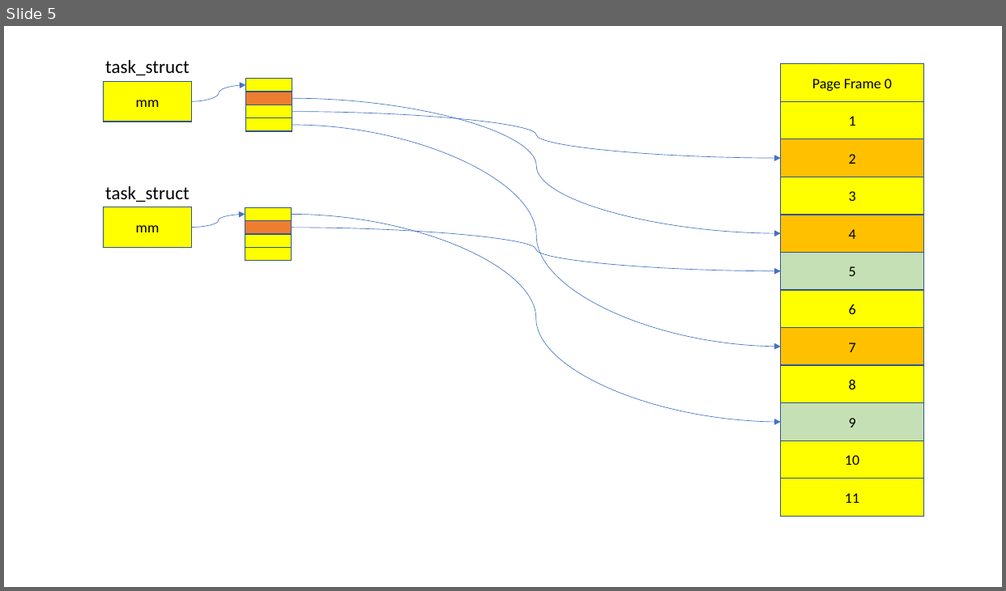
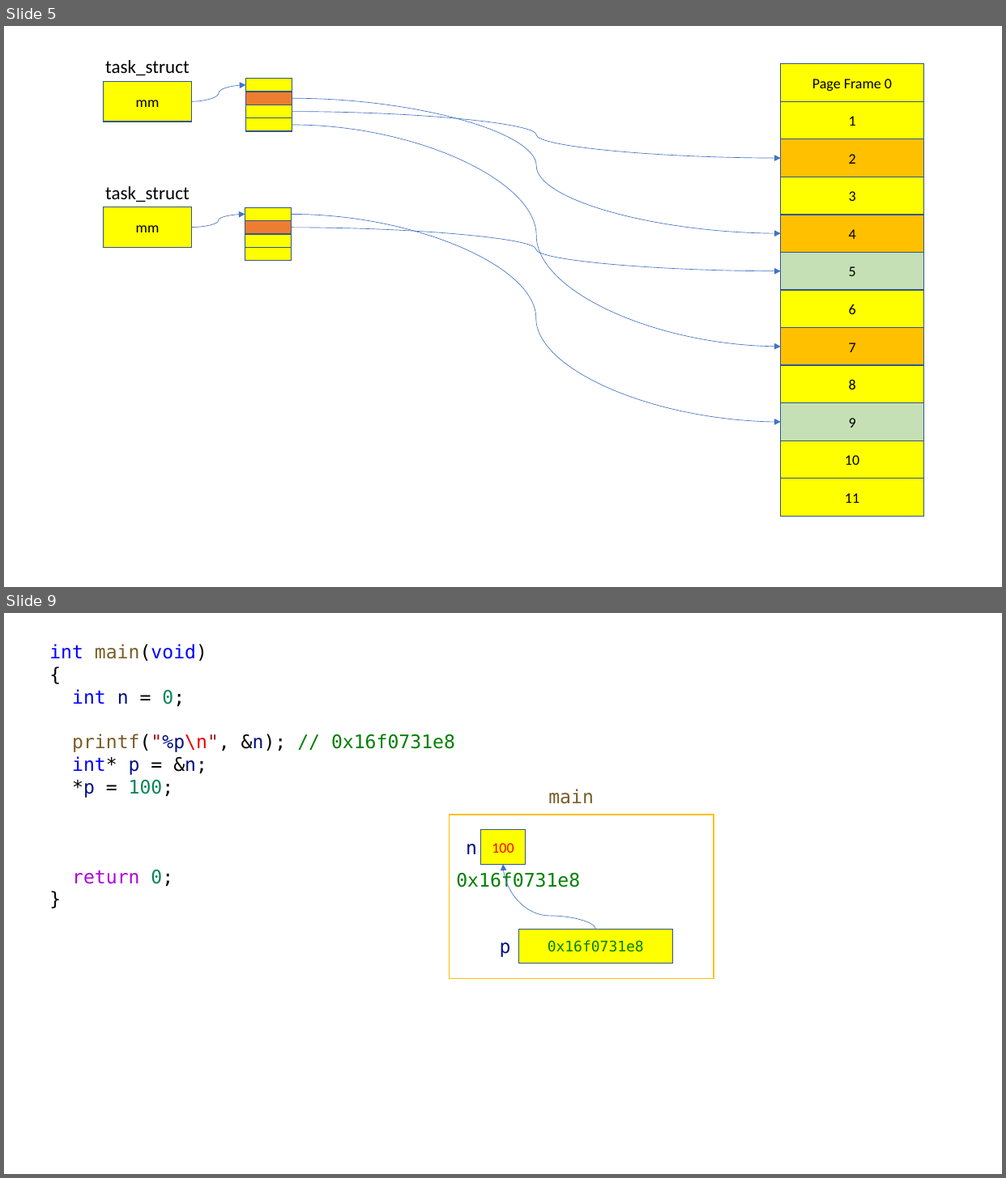
Before and after one commit to yoonichul/hyundai_20220510, a slide deck: 220511.pptx. Shown one above the other, each under a label of ours: slide 5 before the commit, slides 5 and 9 after it; the slides between them are not shown. The pictures are 1006x591 and 1006x1178 pixels, drawn with LibreOffice and Linux fonts; fonts in the diff are those of the drawing. Boxes give left, top, right and bottom in pixels: in the first picture for what was removed or moved away, otherwise in the second. Text is boxed around its words. In the diff, an @@ line names an element or a change of style, - is before the commit and + after.

```diff
--- a/220511.pptx
+++ b/220511.pptx
@@ slide 9 added at (x1=4, y1=613, x2=1002, y2=1174), background #FFFFFF @@
@@ text added at (x1=49, y1=644, x2=455, y2=887), 18 pt, text #000000 @@
+int main(void)
+{
+int n = 0;
+printf("%p\n", &n); // 0x16f0731e8
+int* p = &n;
+*p = 100;
+return 0;
+}
@@ text added at (x1=548, y1=789, x2=594, y2=804), 18 pt, text #795E26 @@
+main
@@ rectangle added at (x1=449, y1=815, x2=714, y2=979), fill #FFFFFF, outline #FFC000 1 pt @@
@@ rectangle added at (x1=481, y1=830, x2=525, y2=865), fill #FFFF00, outline #325491 1 pt, 14 pt, text #FF0000 @@
+100
@@ text added at (x1=466, y1=844, x2=477, y2=854), 18 pt, text #001080 @@
+n
@@ text added at (x1=456, y1=872, x2=580, y2=892), 18 pt, text #008000 @@
+0x16f0731e8
@@ curved arrow added from (596, 930) to (503, 865), #4472C4 0.5 pt @@
@@ text added at (x1=500, y1=943, x2=511, y2=957), 18 pt, text #001080 @@
+p
@@ rectangle added at (x1=518, y1=930, x2=672, y2=964), fill #FFFF00, outline #325491 1 pt, 14 pt, text #008000 @@
+0x16f0731e8
```
Also in this commit, not shown: 4 other slides added.
